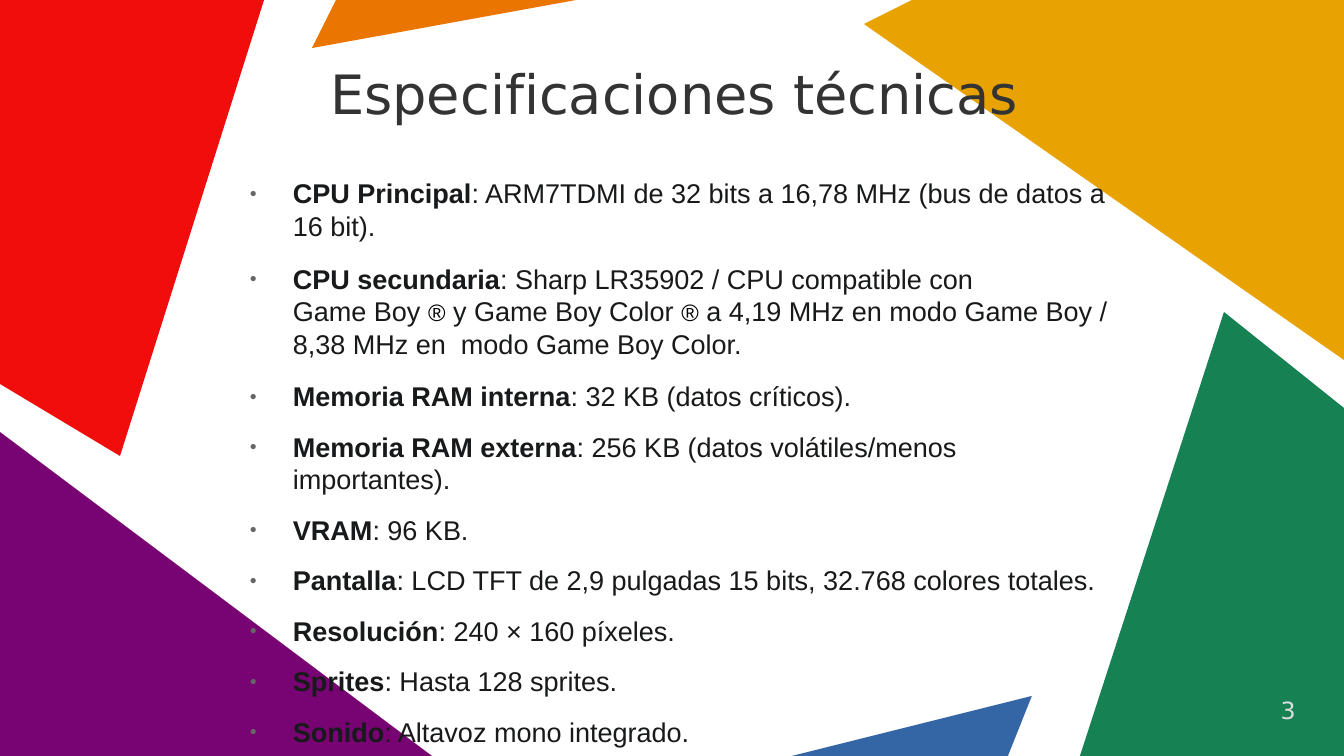
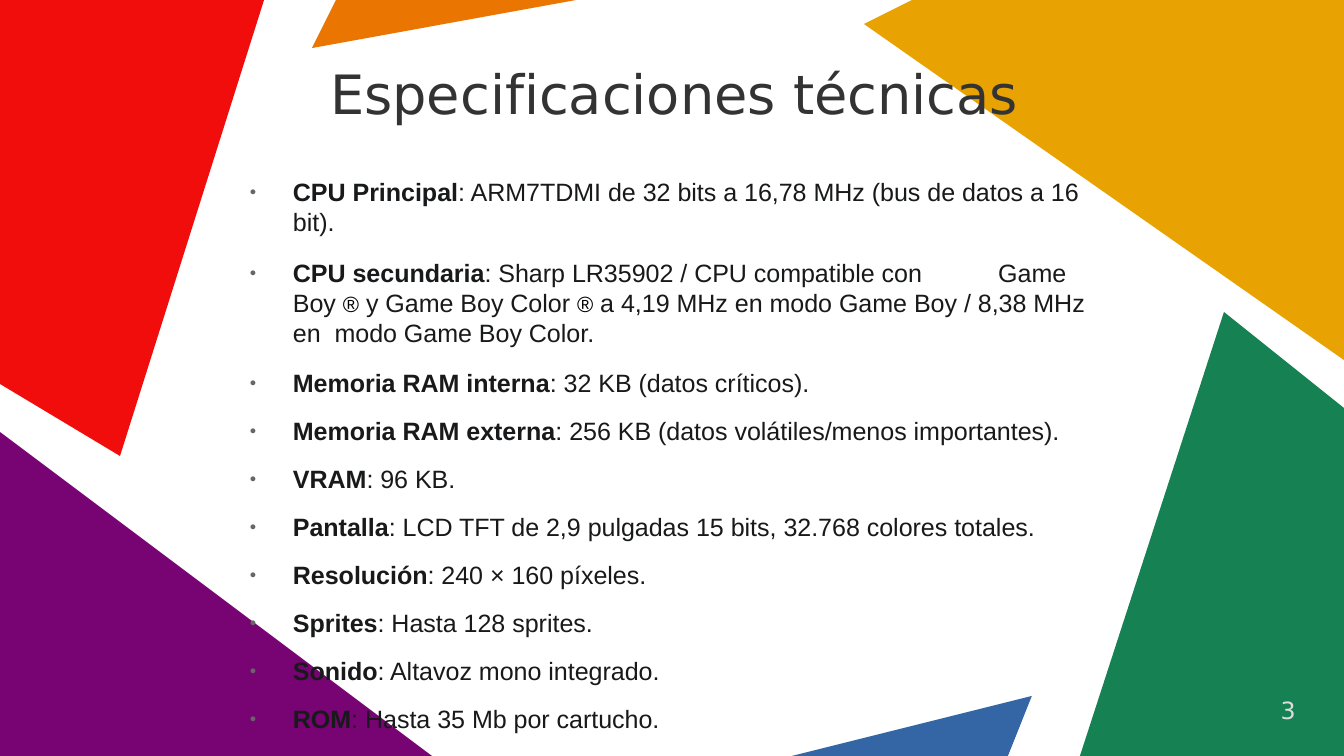
Before and after one commit to chrmargra/gba-development, a slide deck: slide 3 of Guides/Presentation.odp. Drawn at 1344x756 pixels with LibreOffice and Linux fonts; fonts in the diff are those of the drawing. Boxes give left, top, right and bottom in pixels: in the first picture for what was removed or moved away, otherwise in the second. Text is boxed around its words. In the diff, an @@ line names an element or a change of style, - is before the commit and + after.

Commit message:
Update presentation
Update the Guides/Presentation.odp file with new content.

```diff
--- a/Guides/Presentation.odp
+++ b/Guides/Presentation.odp
@@ text at [293,183,1084,686]: size 16 to 14.8 pt; size 14 to 12.9 pt in "® ®" @@
@@ text at [365,708,660,734]: paragraph added @@
+● ROM: Hasta 35 Mb por cartucho.
```
